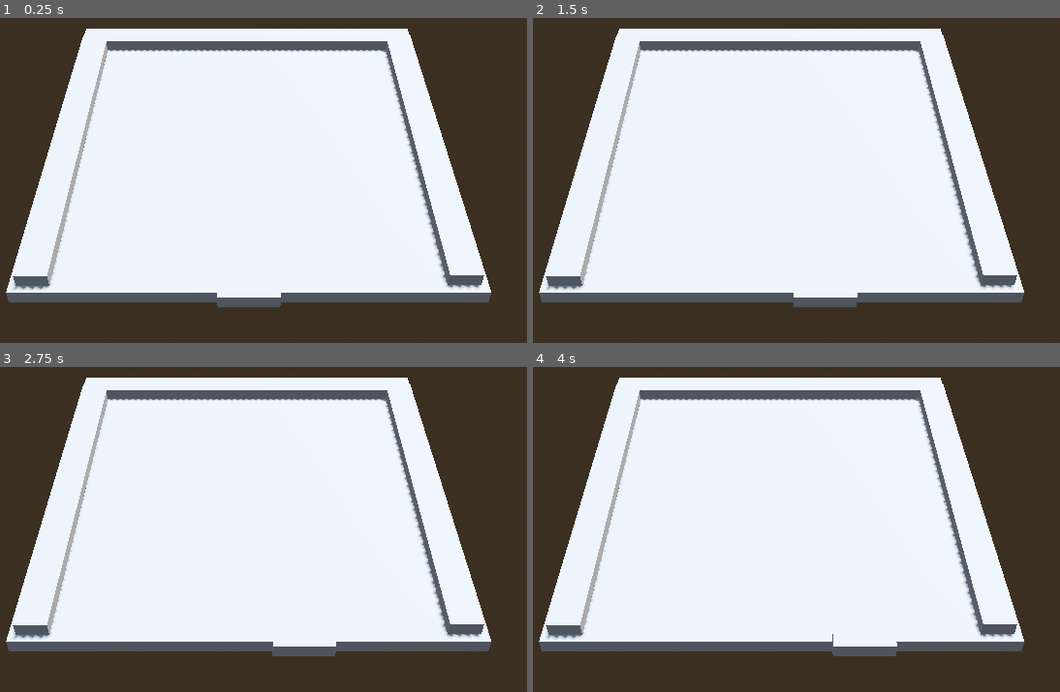
Above: before the commit, frames 1-4 (two rows, left to right).
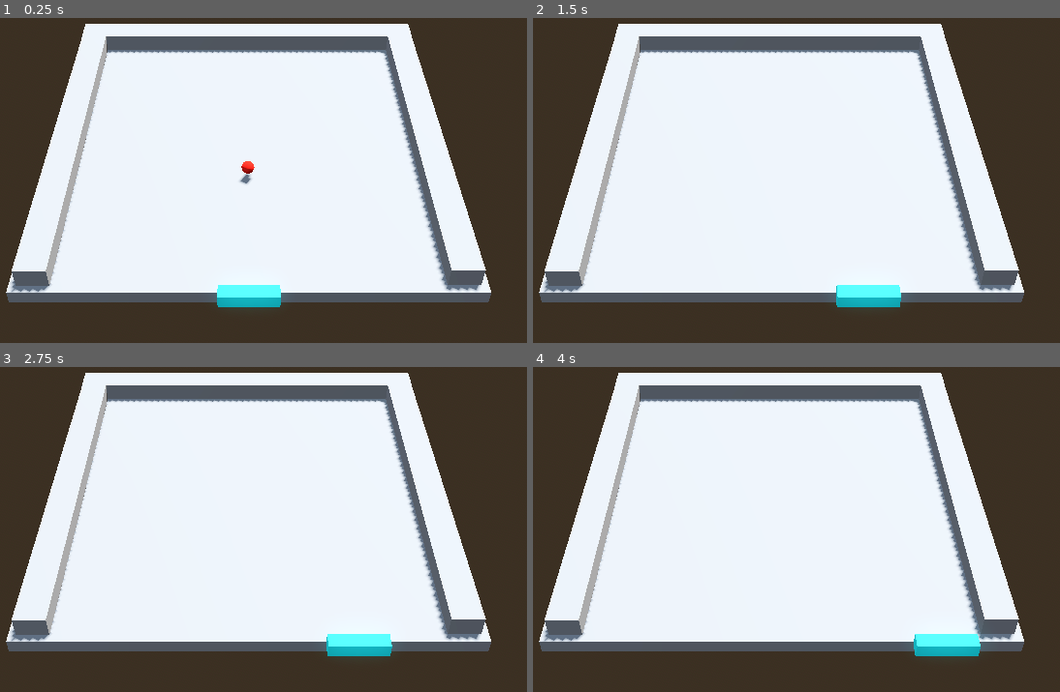
Above: after the commit, the same moments.

Repository: marrqqss/VJ-3D-Game
Game: Godot game, scene res://scenes/main.tscn
The game is run twice, just before and just after one commit, with the same random seed, the same clock (stepped at 60 frames per second) and the same inputs.
Inputs:
- Up to frame 1 (0.25 s): no input
- Up to frame 2 (1.5 s): hold Right (ui_right) 0.53-1.28 s; hold Left (ui_left) from 1.28 s (still down)
- Up to frame 3 (2.75 s): release Left (ui_left) at 2.03 s; hold Right (ui_right) from 2.03 s (still down)
- Up to frame 4 (4 s): release Right (ui_right) at 3.53 s; hold Left (ui_left) from 3.53 s (still down)

The runs differ from the first frame. In frame 1, 4.8% of the frame differs, in the area x 2-93%, y 1-89%; in frame 2, 4.9%; in frame 3, 5.0%; in frame 4, 5.1%.

Commit message:
added ball and bounce controlled by physics (maybe it will be better to control them by code)

Diff:
--- /dev/null
+++ b/scenes/ball.tscn
@@ -0,0 +1,25 @@
+[gd_scene load_steps=5 format=3 uid="uid://d0ekue5jle6kp"]
+
+[ext_resource type="Script" uid="uid://c3quu267qxuh" path="res://scripts/ball.gd" id="1_7s4qf"]
+
+[sub_resource type="PhysicsMaterial" id="PhysicsMaterial_n1dj2"]
+friction = 0.0
+bounce = 1.0
+
+[sub_resource type="StandardMaterial3D" id="StandardMaterial3D_n1dj2"]
+vertex_color_use_as_albedo = true
+albedo_color = Color(0.952941, 0.109804, 0.0196078, 1)
+
+[sub_resource type="SphereShape3D" id="SphereShape3D_7s4qf"]
+
+[node name="Ball" type="RigidBody3D"]
+axis_lock_linear_y = true
+physics_material_override = SubResource("PhysicsMaterial_n1dj2")
+gravity_scale = 0.0
+script = ExtResource("1_7s4qf")
+
+[node name="CSGSphere3D" type="CSGSphere3D" parent="."]
+material = SubResource("StandardMaterial3D_n1dj2")
+
+[node name="CollisionShape3D" type="CollisionShape3D" parent="."]
+shape = SubResource("SphereShape3D_7s4qf")
--- a/scenes/main.tscn
+++ b/scenes/main.tscn
@@ -1,6 +1,7 @@
-[gd_scene load_steps=5 format=3 uid="uid://c30dphr7gin8d"]
+[gd_scene load_steps=6 format=3 uid="uid://c30dphr7gin8d"]
 
 [ext_resource type="PackedScene" uid="uid://dpfu28retw1n8" path="res://scenes/player.tscn" id="1_o5qli"]
+[ext_resource type="PackedScene" uid="uid://d0ekue5jle6kp" path="res://scenes/ball.tscn" id="2_0wfyh"]
 
 [sub_resource type="ProceduralSkyMaterial" id="ProceduralSkyMaterial_7dm0k"]
 sky_horizon_color = Color(0.662243, 0.671743, 0.686743, 1)
@@ -33,17 +34,17 @@
 size = Vector3(10, 1, 10)
 
 [node name="Wall1" type="CSGBox3D" parent="Foundation"]
-transform = Transform3D(0.999998, 0, 0, 0, 1, 0, 0, 0, 0.7, 0, 0.987154, -4.51875)
+transform = Transform3D(0.999998, 0, 0, 0, 2, 0, 0, 0, 0.7, 0, 0.987154, -4.51875)
 use_collision = true
 size = Vector3(9.7, 1, 1)
 
 [node name="Wall2" type="CSGBox3D" parent="Foundation"]
-transform = Transform3D(0.7, 0, 0, 0, 1, 0, 0, 0, 0.999995, -4.4875, 1, 0.324999)
+transform = Transform3D(0.7, 0, 0, 0, 2, 0, 0, 0, 0.999995, -4.4875, 1, 0.324999)
 use_collision = true
 size = Vector3(1, 1, 9)
 
 [node name="Wall3" type="CSGBox3D" parent="Foundation"]
-transform = Transform3D(0.7, 0, 0, 0, 1, 0, 0, 0, 0.999997, 4.4875, 1, 0.3)
+transform = Transform3D(0.7, 0, 0, 0, 2, 0, 0, 0, 0.999997, 4.4875, 1, 0.3)
 use_collision = true
 size = Vector3(1, 1, 9)
 
@@ -51,5 +52,8 @@
 transform = Transform3D(1, 0, 0, 0, 0.766044, 0.642788, 0, -0.642788, 0.766044, -0.4, 40.3, 48.5)
 fov = 31.7
 
-[node name="CharacterBody3D" parent="." instance=ExtResource("1_o5qli")]
+[node name="Player" parent="." instance=ExtResource("1_o5qli")]
 transform = Transform3D(1, 0, 0, 0, 1, 0, 0, 0, 1, 0, 1.6, 17.2)
+
+[node name="Ball" parent="." instance=ExtResource("2_0wfyh")]
+transform = Transform3D(1, 0, 0, 0, 1, 0, 0, 0, 1, 0, 1.5, 0)
--- a/scenes/player.tscn
+++ b/scenes/player.tscn
@@ -1,14 +1,23 @@
-[gd_scene load_steps=3 format=3 uid="uid://dpfu28retw1n8"]
+[gd_scene load_steps=4 format=3 uid="uid://dpfu28retw1n8"]
 
 [ext_resource type="Script" uid="uid://cdfyeg5io7lwc" path="res://scripts/player.gd" id="1_3vyb7"]
+
+[sub_resource type="StandardMaterial3D" id="StandardMaterial3D_3vyb7"]
+vertex_color_use_as_albedo = true
+albedo_color = Color(0.160784, 1, 1, 1)
+emission = Color(0.941176, 0.133333, 0.968627, 1)
 
 [sub_resource type="BoxShape3D" id="BoxShape3D_u8vuu"]
 size = Vector3(4, 1, 1)
 
-[node name="CharacterBody3D" type="CharacterBody3D"]
+[node name="Player" type="CharacterBody3D"]
+axis_lock_linear_y = true
+axis_lock_linear_z = true
+motion_mode = 1
 script = ExtResource("1_3vyb7")
 
 [node name="CSGBox3D" type="CSGBox3D" parent="."]
+material_override = SubResource("StandardMaterial3D_3vyb7")
 size = Vector3(4, 1, 1)
 
 [node name="CollisionShape3D" type="CollisionShape3D" parent="."]
--- /dev/null
+++ b/scripts/ball.gd
@@ -0,0 +1,16 @@
+extends RigidBody3D
+
+const SPEED = 20
+
+# Called when the node enters the scene tree for the first time.
+func _ready() -> void:
+	#the velocity of a rigidbody can be defined with the variable "linear_velocity"
+	linear_velocity = Vector3(0,0,1) * SPEED
+
+# Called every frame. 'delta' is the elapsed time since the previous frame.
+func _process(delta: float) -> void:
+	pass
+
+func _physics_process(delta: float) -> void:
+	if linear_velocity.length() != SPEED:
+		linear_velocity = linear_velocity.normalized() * SPEED
--- a/scripts/player.gd
+++ b/scripts/player.gd
@@ -1,8 +1,7 @@
 extends CharacterBody3D
 
 
-const SPEED = 5.0
-const JUMP_VELOCITY = 4.5
+const SPEED = 10.0
 
 
 func _physics_process(delta: float) -> void:
Not shown, added: scripts/ball.gd.uid
